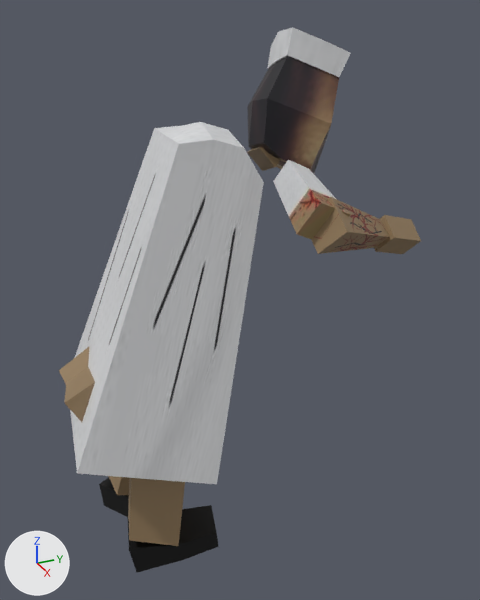
An edit to the FBX model Assets/Animations/Enemies/Enfermera/Hassan_Enfermera_Idle_03.fbx, drawn before and after from the same camera.
Camera for both pictures: a 50 mm lens placed at (1.421, -0.312, 1.383), pointed at (-0.048, 0.349, 0.649). The axes (+X, +Y, +Z) are drawn at lower left. The lights are the same throughout. Where no turn or scale is listed for an object, it has been applied to the vertices.

Objects in the first picture: 'Foot1', 'Foot2', 'Hand', 'Hat', 'Head', 'Legs1', 'Legs1.001', 'Legs2', 'Legs2.001', 'RightArm1', 'RightArm2', 'Torso'.
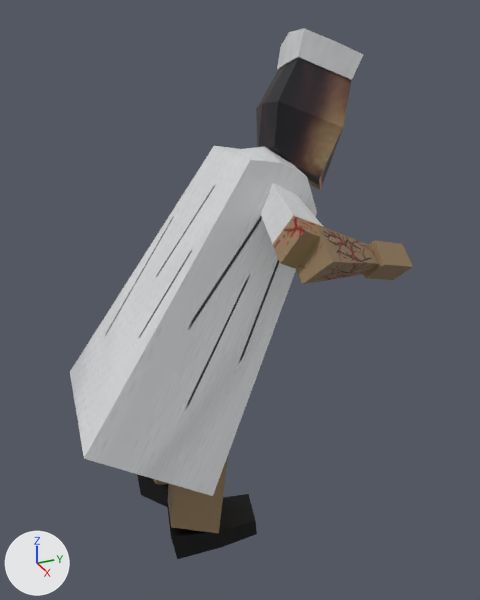
Edits to the bpy script that builds the scene:
```text
Change ob_foot1:
    ob_foot1.location: (0.02, -0.034, 0.609) -> (0.02, 0.079, 0.609)
Change ob_legs2_001:
    ob_legs2_001.location: (-0.01, 0.164, 0.587) -> (-0.009, 0.276, 0.587)
Change ob_torso:
    ob_torso.location: (-0.026, 0.105, 0.562) -> (-0.026, 0.151, 0.537)
    ob_torso.rotation_euler: (-0.0683, 0.305, 1.413) -> (-0.107, 0.526, 1.397)  # degrees (-3.9, 17, 81) -> degrees (-6.1, 30, 80)
Change ob_legs1:
    ob_legs1.location: (-0.067, -0.055, 0.548) -> (-0.067, 0.057, 0.548)
Change ob_head:
    ob_head.location: (-0.036, 0.224, 0.458) -> (0.019, 0.224, 0.458)
Change ob_legs2:
    ob_legs2.location: (-0.039, 0.118, 0.597) -> (-0.038, 0.231, 0.597)
Change ob_hat:
    ob_hat.location: (-0.036, 0.224, 0.458) -> (0.019, 0.224, 0.458)
Change ob_foot2:
    ob_foot2.location: (-0.038, 0.035, 0.61) -> (-0.038, 0.148, 0.61)
Change ob_rightarm2:
    ob_rightarm2.location: (-0.067, 0.232, 0.59) -> (0.005, 0.155, 0.559)
Change ob_hand:
    ob_hand.location: (-0.103, 0.274, 0.577) -> (-0.032, 0.197, 0.546)
Change ob_legs1_001:
    ob_legs1_001.location: (0.006, -0.052, 0.536) -> (0.007, 0.061, 0.536)
Change ob_rightarm1:
    ob_rightarm1.location: (0.067, 0.231, 0.512) -> (0.139, 0.154, 0.481)
```

Where the change shows, as pixel boxes (x1, y1, x2, y2) in the pictures (480 x 600 px):
'Torso', moved, turned
    before: (70, 122, 264, 484)
    after: (70, 146, 317, 496)
'Head', moved
    before: (247, 56, 339, 174)
    after: (256, 58, 351, 190)
'RightArm1', moved
    before: (273, 160, 351, 240)
    after: (261, 183, 337, 269)
'Legs2', moved
    before: (128, 478, 185, 546)
    after: (168, 456, 228, 533)
'RightArm2', moved
    before: (312, 197, 389, 254)
    after: (296, 224, 379, 284)
'Foot1', moved
    before: (128, 505, 219, 572)
    after: (167, 494, 257, 559)
'Hat', moved
    before: (267, 27, 351, 77)
    after: (277, 28, 364, 80)
'Hand', moved
    before: (374, 215, 421, 254)
    after: (363, 240, 413, 280)
'Foot2', moved
    before: (99, 477, 129, 517)
    after: (137, 474, 169, 507)
'Legs1', moved (not visible afterwards)
    before: (64, 367, 149, 486)
'Legs1.001', moved (not visible afterwards)
    before: (59, 347, 89, 384)
'Legs2.001', moved
    before: (108, 476, 129, 495)
    after: (153, 479, 169, 485)
